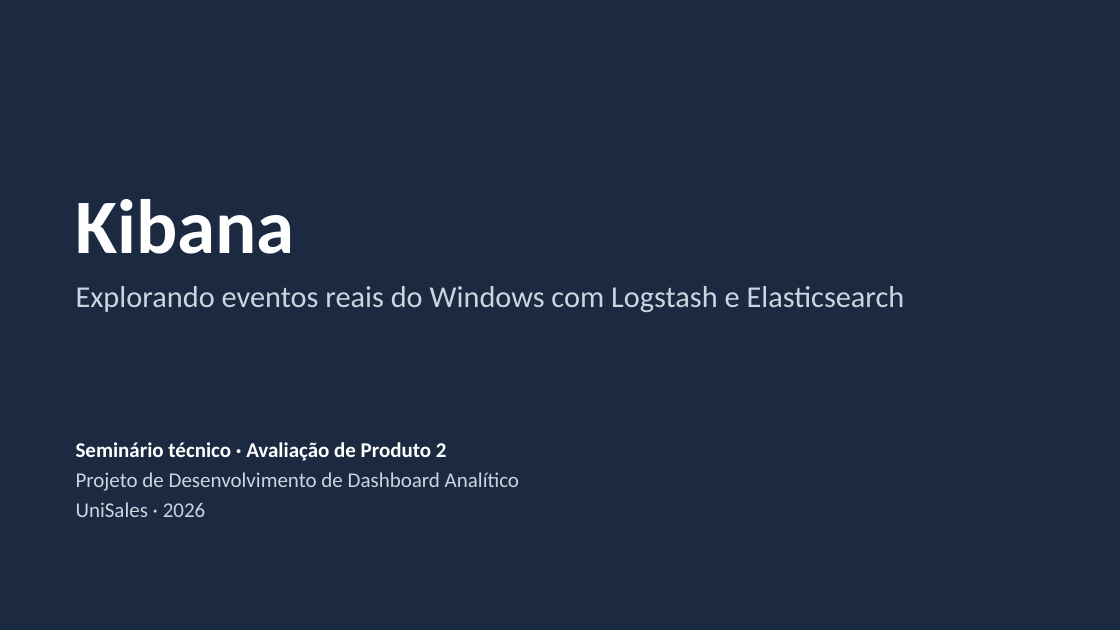
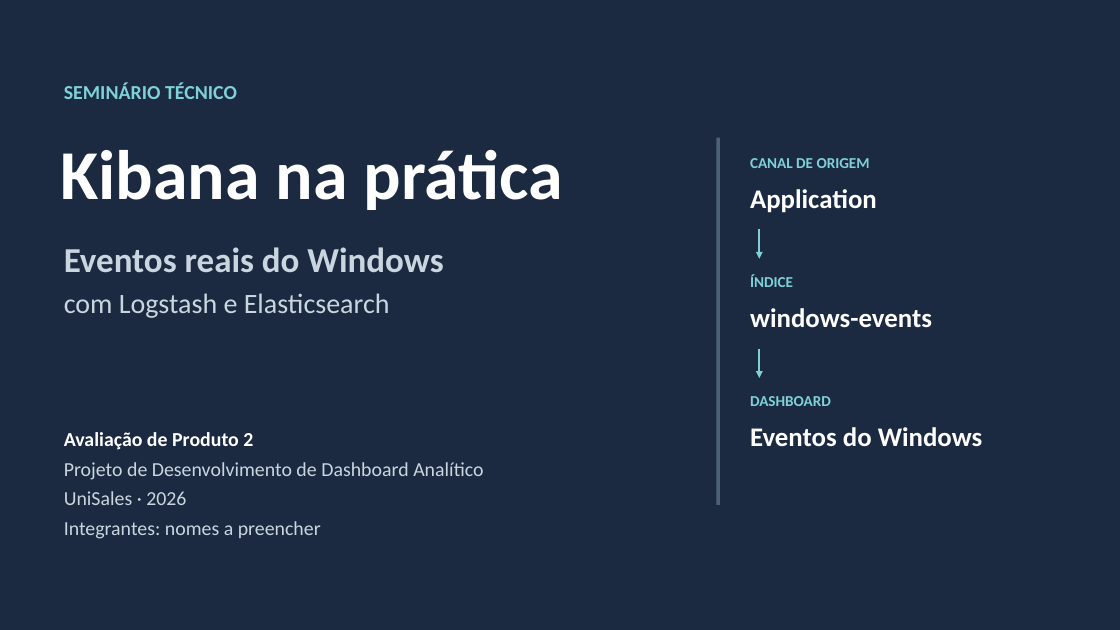
Before and after one commit to LuidyOn/Seminario_Kibana, a slide deck: slide 1 of slides/seminario_kibana.pptx. Drawn at 1120x630 pixels with LibreOffice and Linux fonts; fonts in the diff are those of the drawing. Boxes give left, top, right and bottom in pixels: in the first picture for what was removed or moved away, otherwise in the second. Text is boxed around its words. In the diff, an @@ line names an element or a change of style, - is before the commit and + after.

Commit message:
Simplifica a inicialização e refina o seminário Kibana

```diff
--- a/slides/seminario_kibana.pptx
+++ b/slides/seminario_kibana.pptx
@@ text added at (64, 83, 237, 99), 17 pt, text #7FD1D8, bold @@
+SEMINÁRIO TÉCNICO
@@ title at (60, 149, 563, 210): text changed; size 66 to 60 pt @@
-Kibana
+Kibana na prática
@@ title "Kibana na prática" at (60, 149, 563, 210): vertical alignment bottom to middle @@
@@ rectangle added at (717, 138, 720, 505), fill #4A6178 @@
@@ text added at (750, 158, 870, 168), 13 pt, text #7FD1D8, bold @@
+CANAL DE ORIGEM
@@ text added at (750, 189, 877, 213), 23 pt, text #FFFFFF, bold @@
+Application
@@ arrow added from (760, 229) to (760, 259), #7FD1D8 1.5 pt @@
@@ text at (64, 247, 443, 318): text changed; size 26 to 24 pt @@
-Explorando eventos reais do Windows com Logstash e Elasticsearch
+Eventos reais do Windows
+com Logstash e Elasticsearch
@@ text added at (750, 274, 793, 287), 13 pt, text #7FD1D8, bold @@
+ÍNDICE
@@ text added at (750, 308, 932, 328), 23 pt, text #FFFFFF, bold @@
+windows-events
@@ arrow added from (760, 349) to (760, 378), #7FD1D8 1.5 pt @@
@@ text added at (750, 396, 831, 406), 13 pt, text #7FD1D8, bold @@
+DASHBOARD
@@ text at (64, 432, 253, 450): text changed; size 18 to 17 pt @@
-Seminário técnico · Avaliação de Produto 2
+Avaliação de Produto 2
@@ text "Avaliação de Produto 2": place and size @@
-text "Avaliação de Produto 2" at (76, 442, 519, 517)
+text "Avaliação de Produto 2" at (64, 432, 483, 539)
@@ text added at (750, 427, 983, 447), 23 pt, text #FFFFFF, bold @@
+Eventos do Windows
@@ text at (64, 462, 483, 505): size 18 to 17 pt in "Projeto de Desenvolvimento de Dashboard Analítico", "UniSales · 2026"; more space between paragraphs @@
@@ text at (64, 521, 321, 539): paragraph added @@
+Integrantes: nomes a preencher
```
Also in this commit, not shown: 2 other slides changed, 10 slides added, 9 slides removed, 15 other files.
